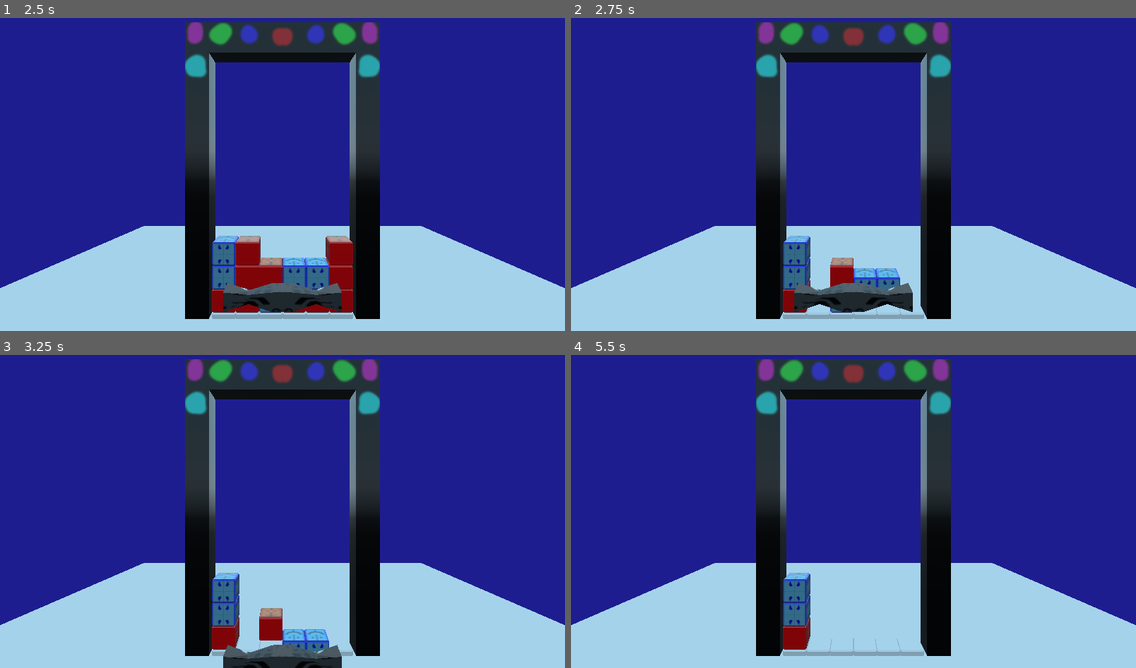
Above: before the commit, frames 1-4 (two rows, left to right).
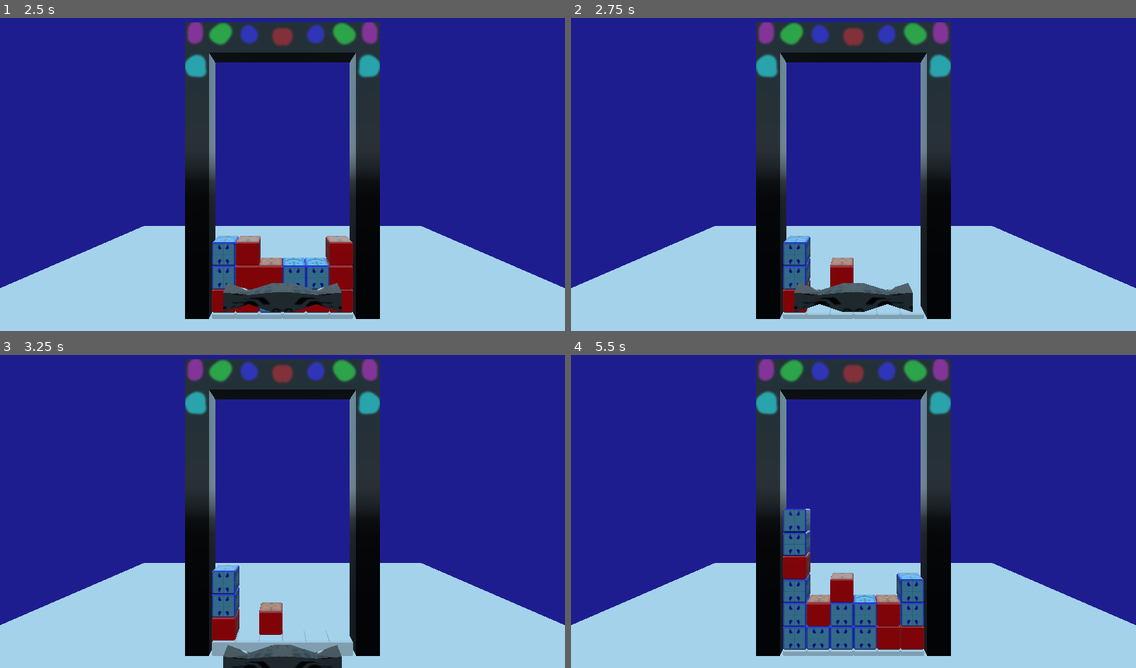
Above: after the commit, the same moments.

Repository: ManyHatsOfLinux/match3godot
Game: Godot game, scene res://Game_board/Level.tscn
The game is run twice, just before and just after one commit, with the same random seed, the same clock (stepped at 60 frames per second) and the same inputs.
Inputs:
- Up to frame 1 (2.5 s): tap Enter at 0.5 s; tap K at 0.6, 1.35, 2.1 s
- Up to frame 2 (2.75 s): no input
- Up to frame 3 (3.25 s): tap K at 2.85 s
- Up to frame 4 (5.5 s): tap K at 3.6, 4.35, 5.1 s

Frame 1 is identical in both runs. In frame 2, 0.5% of the frame differs, in the area x 45-59%, y 79-95%; in frame 3, 1.7%; in frame 4, 5.6%, in the area x 37-63%, y 49-95%.

Commit message:
falling almost works again

Diff:
--- a/Game_board/Level.gd
+++ b/Game_board/Level.gd
@@ -218,27 +218,20 @@
 
 
 func fall_blocks():
-	print(fallset)
-	print("push")
-	#mark to fall and keep falling
-	if fallset < 2:
-		for x_block in get_tree().get_nodes_in_group("spawned"):
-			if is_blank_below(x_block) == true:
-						x_block.is_falling = 1
-						x_block.add_to_group("falling")
-			if x_block.is_falling == 1:
-				x_block.set_translation(Vector3(x_block.global_transform.origin.x,x_block.global_transform.origin.y - 0.25 ,x_block.global_transform.origin.z))
-		if len(get_tree().get_nodes_in_group("falling"))  > 0:
-			fallset = fallset + 0.25
-	else:
-		#reset fallset
-		fallset = 0
-		update_grid()
-		for x_block in get_tree().get_nodes_in_group("falling"):
-				if  is_blank_below(x_block) == false:
-					x_block.is_falling = 0
-					x_block.remove_from_group("falling")
-					#if is_blank_below(x_block) == false:
+	update_grid()
+
+	for x_block in get_tree().get_nodes_in_group("spawned"):
+		if is_blank_below(x_block) == true:
+					x_block.is_falling = 1
+					x_block.add_to_group("falling")
+		else:
+			x_block.is_falling = 0
+			x_block.remove_from_group("falling")
+				#if is_blank_below(x_block) == false:
+
+		if x_block.is_falling == 1:
+			x_block.set_translation(Vector3(x_block.global_transform.origin.x,x_block.global_transform.origin.y - 0.25 ,x_block.global_transform.origin.z))
+
 
 
 
